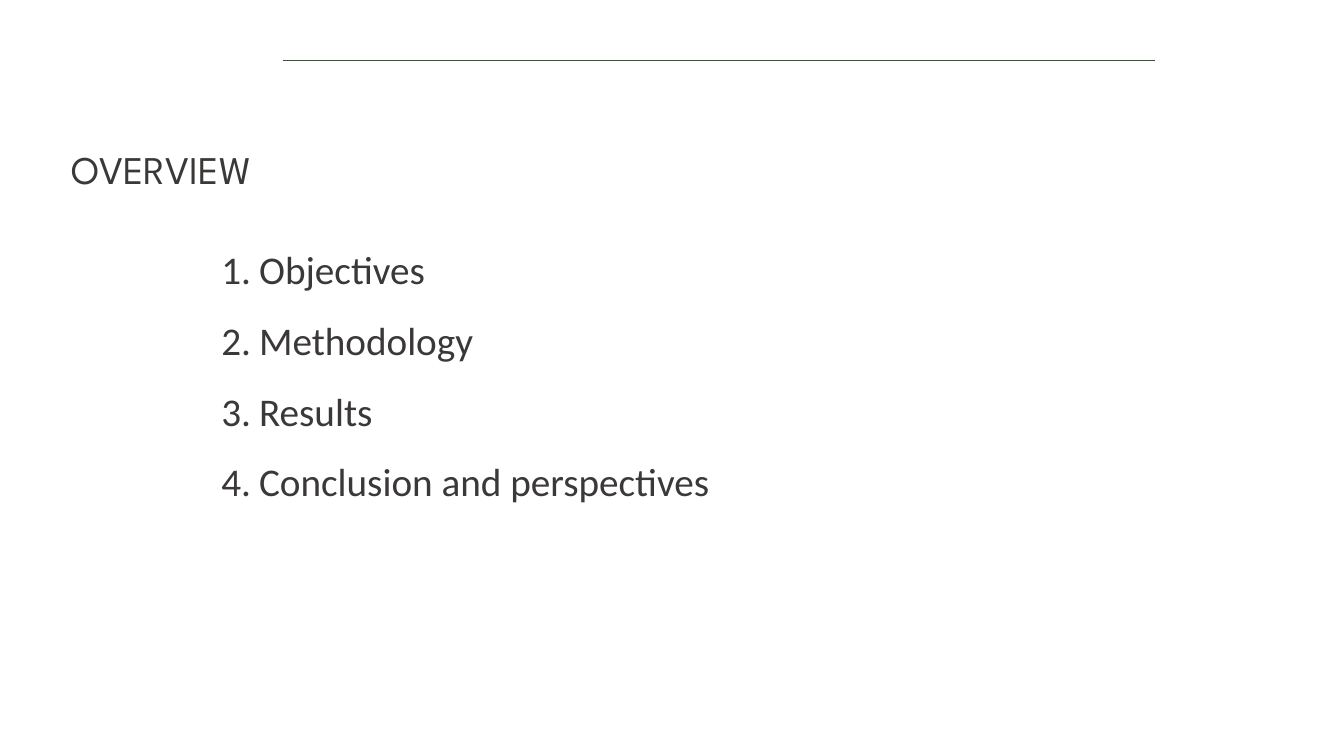
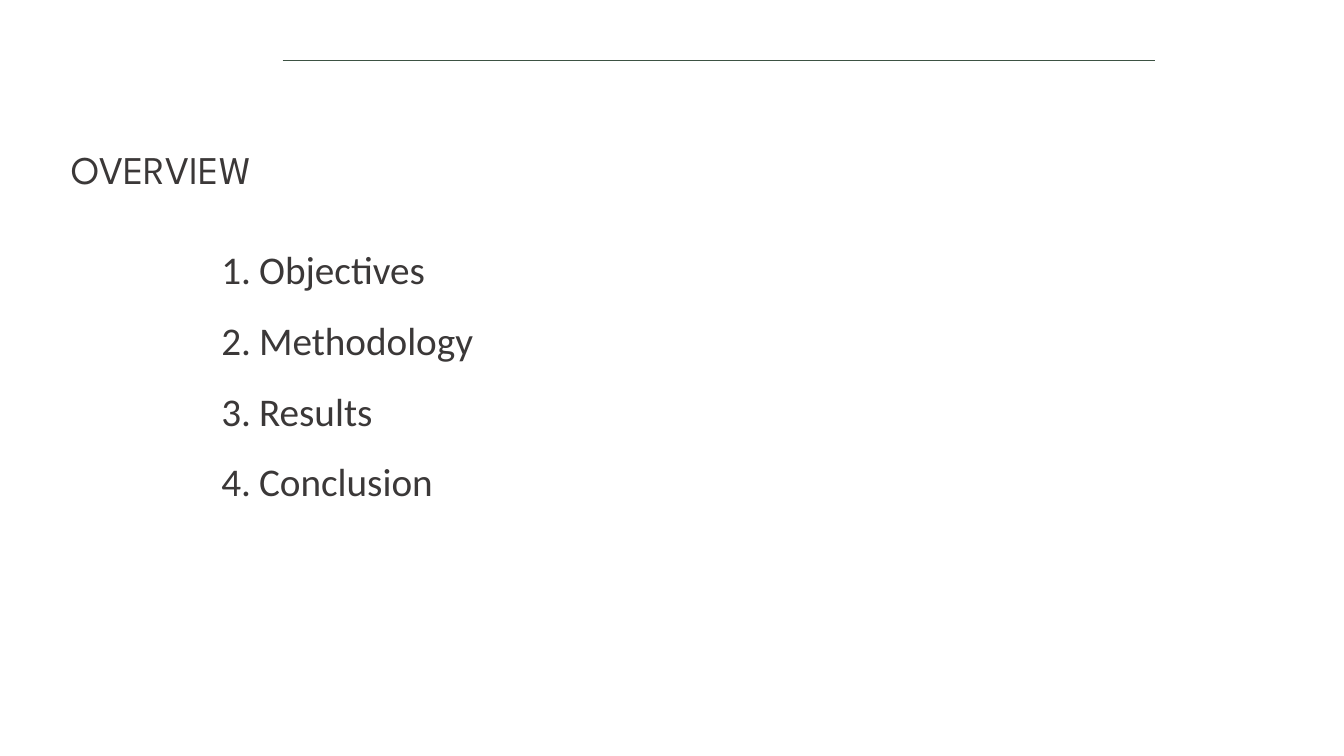
Before and after one commit to isabelapi/PAW_MFA_LCA_2025, a slide deck: slide 2 of presentation/dds_autumn_school_2025_paw_presentation_14-11-2025.pptx. Drawn at 1344x756 pixels with LibreOffice and Linux fonts; fonts in the diff are those of the drawing; background and template pictures are left out. Boxes give left, top, right and bottom in pixels: in the first picture for what was removed or moved away, otherwise in the second. Text is boxed around its words. In the diff, an @@ line names an element or a change of style, - is before the commit and + after.

```diff
--- a/presentation/dds_autumn_school_2025_paw_presentation_14-11-2025.pptx
+++ b/presentation/dds_autumn_school_2025_paw_presentation_14-11-2025.pptx
@@ text at [259, 468, 433, 497]: text changed @@
-4. Conclusion and perspectives
+4. Conclusion
```
Also in this commit, not shown: 3 other slides changed.
